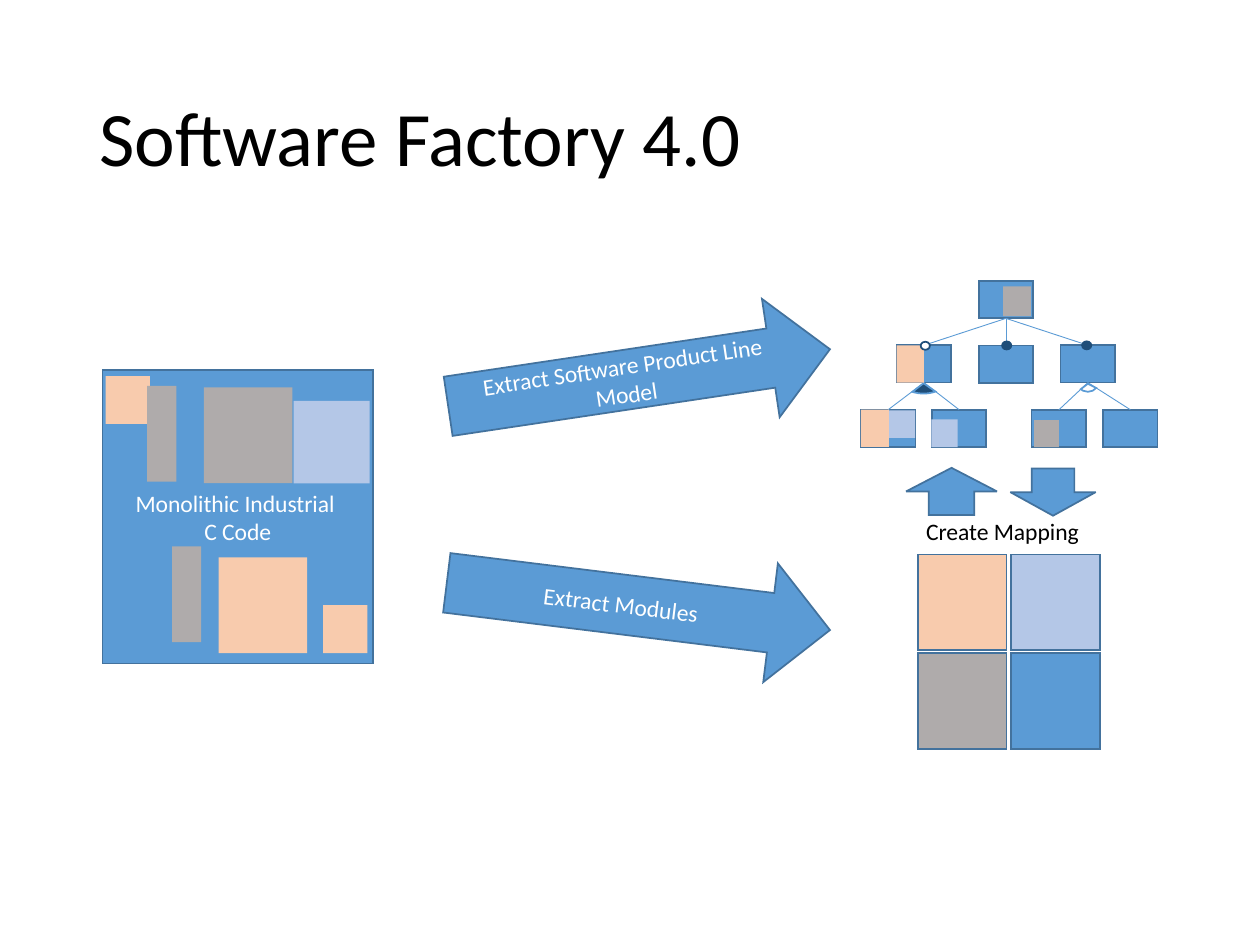
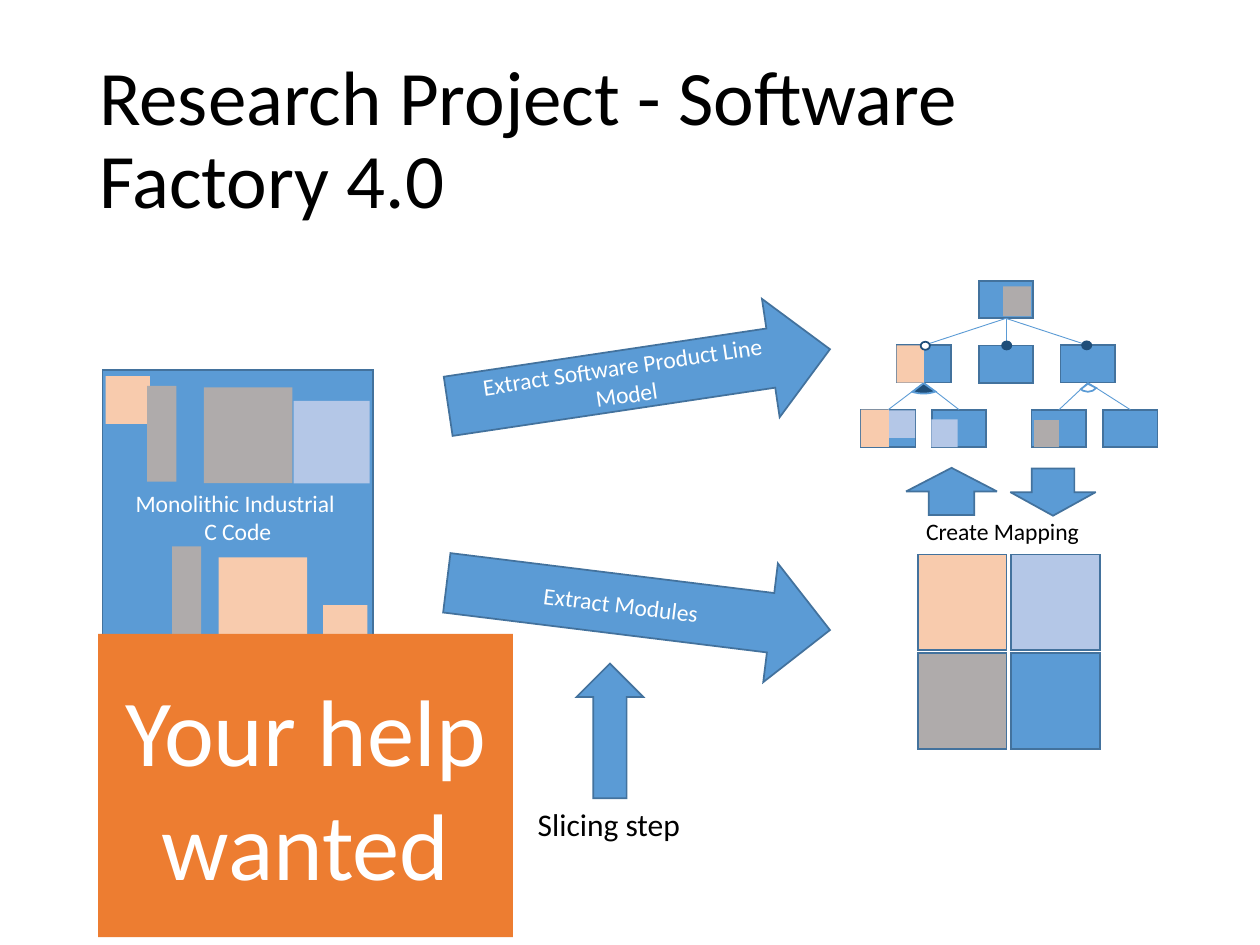
Before and after one commit to stg-tud/apsa, a slide deck: slide 13 of 2019/Slicing/Applied Static Analysis -Code Slicing.pptx. Drawn at 1260x945 pixels with LibreOffice and Linux fonts; fonts in the diff are those of the drawing. Boxes give left, top, right and bottom in pixels: in the first picture for what was removed or moved away, otherwise in the second. Text is boxed around its words. In the diff, an @@ line names an element or a change of style, - is before the commit and + after.

Commit message:
Update slicing slides

```diff
--- a/2019/Slicing/Applied Static Analysis -Code Slicing.pptx
+++ b/2019/Slicing/Applied Static Analysis -Code Slicing.pptx
@@ title at (x1=99, y1=71, x2=957, y2=221): text changed @@
-Software Factory 4.0
+Research Project - Software Factory 4.0
@@ rectangle added at (x1=98, y1=634, x2=513, y2=937), fill #ED7D31, 54 pt, text #FFFFFF @@
+Your help wanted
@@ up arrow added at (x1=577, y1=664, x2=644, y2=799), fill #5B9BD5, outline #43739E 1 pt @@
@@ text added at (x1=538, y1=814, x2=680, y2=842), 18 pt, text #000000 @@
+Slicing step
```
Also in this commit, not shown: 9 other slides changed, 1 other file.
